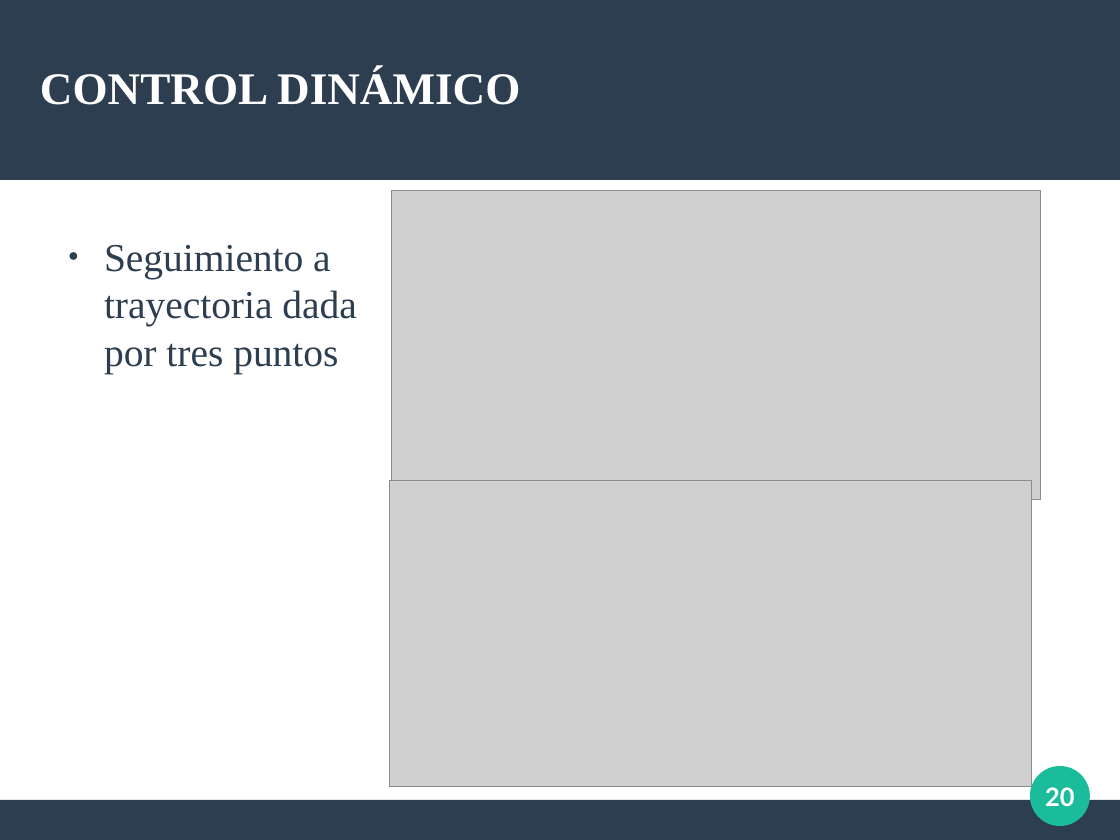
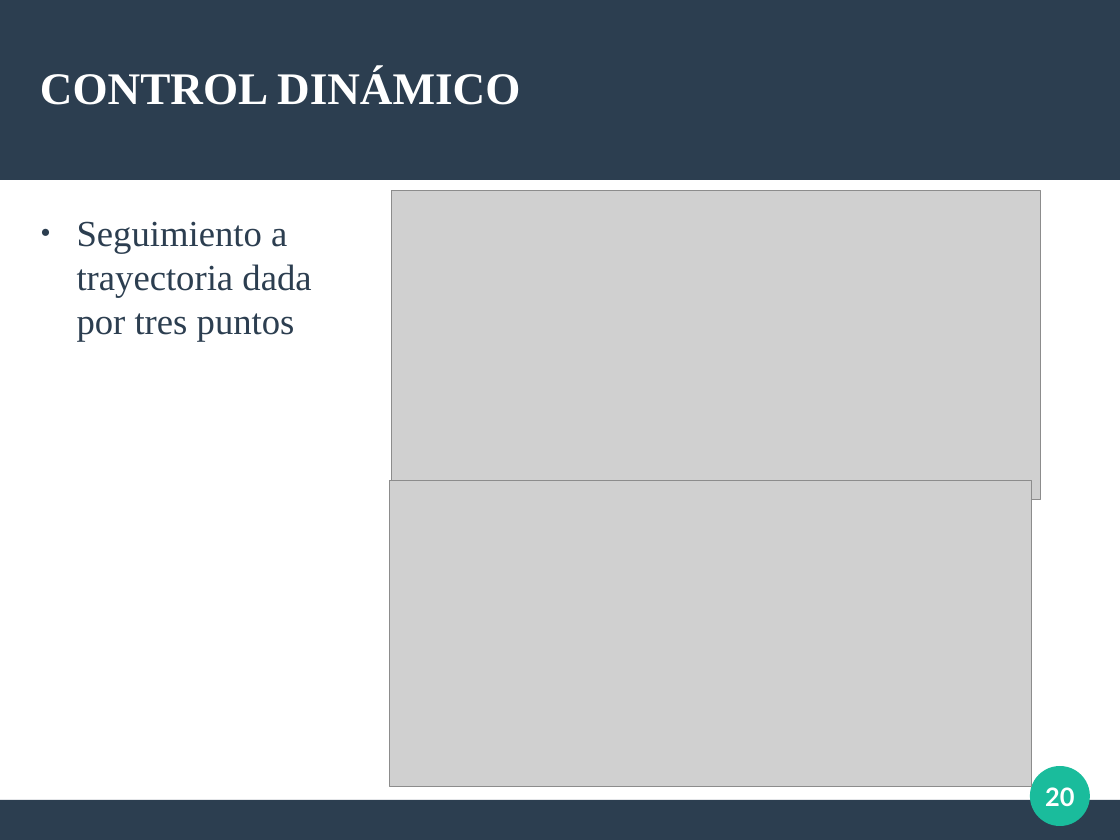
Before and after one commit to Arrivederccimamasita/Synchro_Drive_CyPR, a slide deck: slide 20 of Presentacion_defensa/defensa.odp. Drawn at 1120x840 pixels with LibreOffice and Linux fonts; fonts in the diff are those of the drawing; grey boxes stand for pictures. Boxes give left, top, right and bottom in pixels: in the first picture for what was removed or moved away, otherwise in the second. Text is boxed around its words. In the diff, an @@ line names an element or a change of style, - is before the commit and + after.

```diff
--- a/Presentacion_defensa/defensa.odp
+++ b/Presentacion_defensa/defensa.odp
@@ text "Seguimiento a": place and size @@
-text "Seguimiento a" at [104,245,356,374]
+text "Seguimiento a" at [77,221,311,342]
@@ text "Seguimiento a" at [77,221,311,342]: size 28 to 26 pt @@
```
Also in this commit, not shown: 17 other slides changed, 5 slides added, 4 slides removed, 8 other files.
